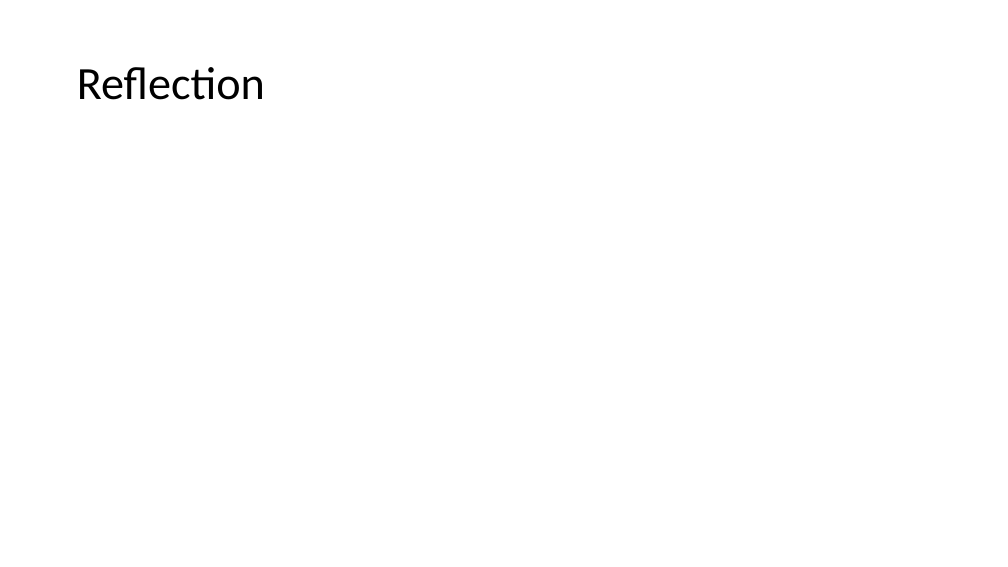
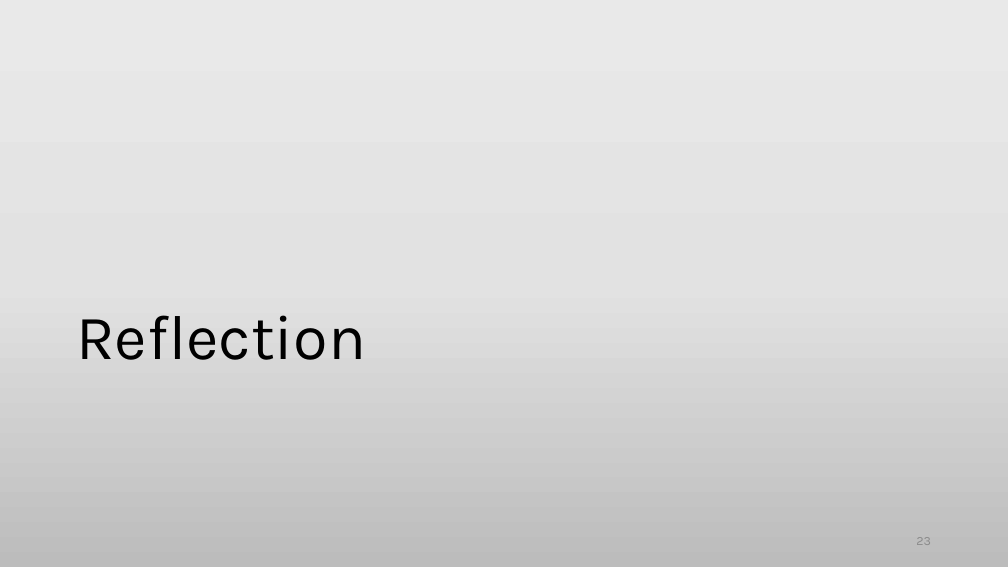
Before and after one commit to Haitrancntt/CapstonProject, a slide deck: slide 23 of 1.DELIVERABLE/1.11 EOMP#/EOMP#2/EOMP2.pptx (slide 10 before the commit). Drawn at 1008x567 pixels with LibreOffice and Linux fonts; fonts in the diff are those of the drawing. Boxes give left, top, right and bottom in pixels: in the first picture for what was removed or moved away, otherwise in the second. Text is boxed around its words. In the diff, an @@ line names an element or a change of style, - is before the commit and + after.

```diff
--- a/1.DELIVERABLE/1.11 EOMP#/EOMP#2/EOMP2.pptx
+++ b/1.DELIVERABLE/1.11 EOMP#/EOMP#2/EOMP2.pptx
@@ background #FFFFFF to gradient #EBEAEA to #E4E3E3 to #BDBCBC @@
@@ title "Reflection": place and size @@
-title "Reflection" at <box>77,67,265,100</box>
+title "Reflection" at <box>76,315,366,360</box>
@@ title "Reflection" at <box>76,315,366,360</box>: size 44 to 60 pt, font Calibri to Karla; vertical alignment middle to bottom @@
@@ page number added at <box>916,537,931,545</box>, 12 pt, text #8C8C8C @@
+23
```
Also in this commit, not shown: 4 other slides changed, 20 slides added, 6 slides removed, 3 other files.
